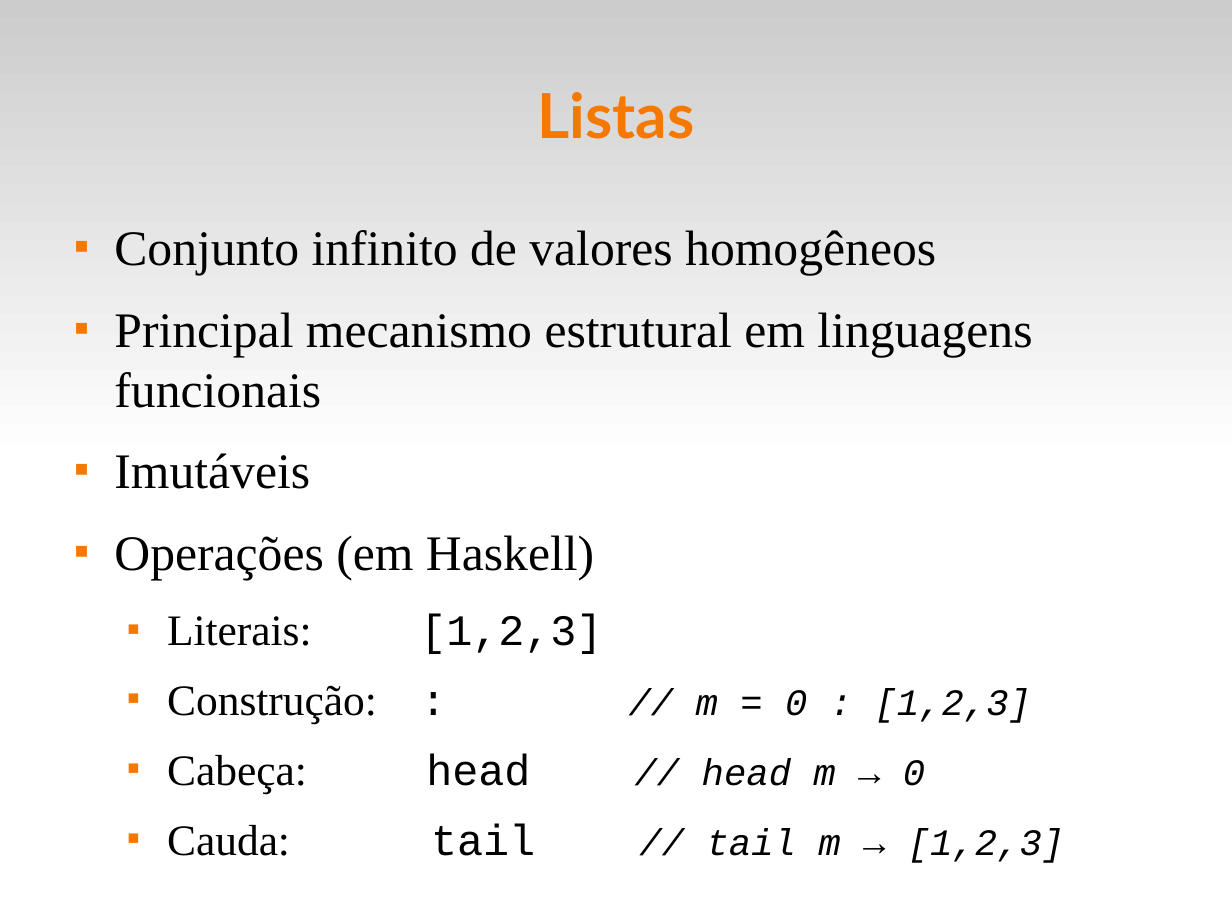
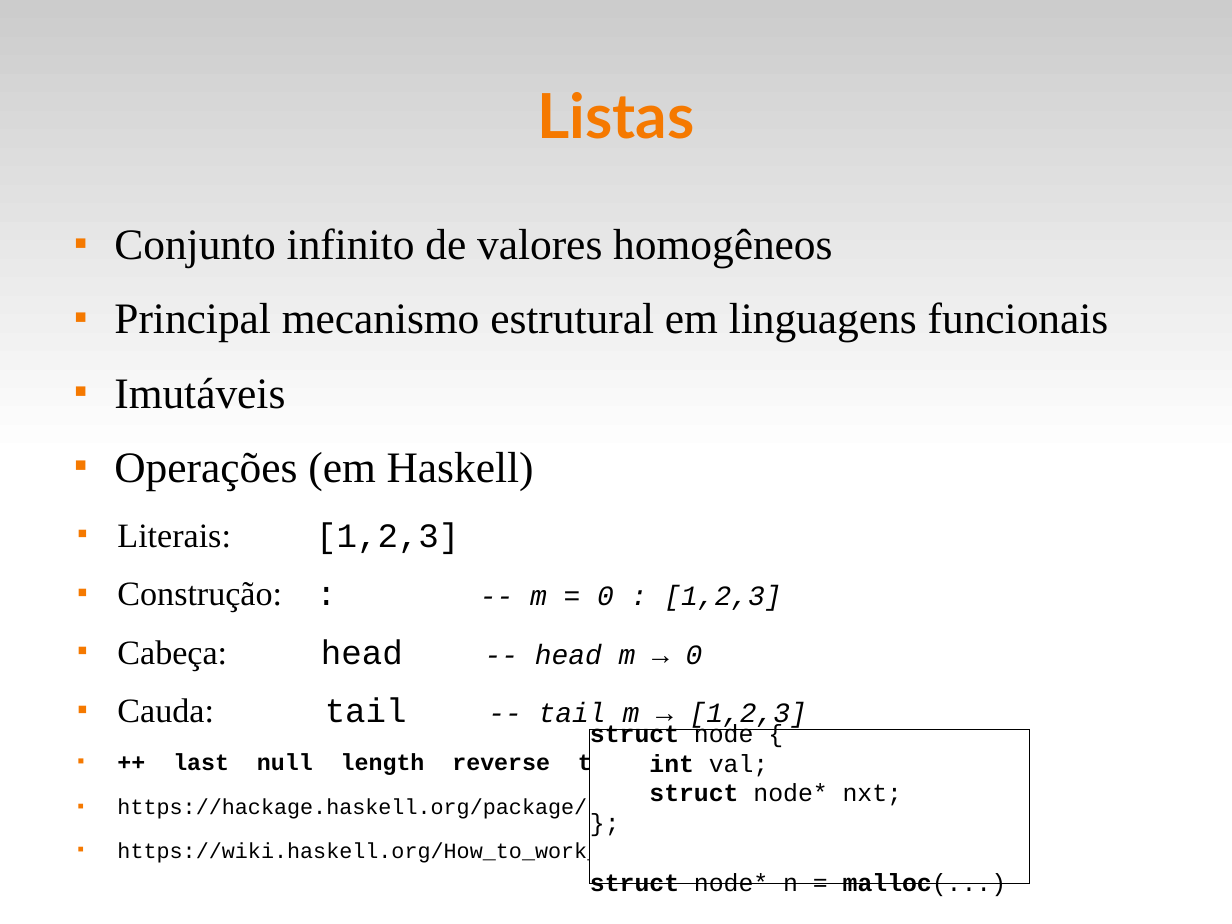
Before and after one commit to fsantanna-uerj/EDL, a slide deck: slide 17 of slides/edl-10-fun.odp (slide 6 before the commit). Drawn at 1232x924 pixels with LibreOffice and Linux fonts; fonts in the diff are those of the drawing. Boxes give left, top, right and bottom in pixels: in the first picture for what was removed or moved away, otherwise in the second. Text is boxed around its words. In the diff, an @@ line names an element or a change of style, - is before the commit and + after.

```diff
--- a/slides/edl-10-fun.odp
+++ b/slides/edl-10-fun.odp
@@ text at [114, 228, 1109, 554]: size 32 to 28 pt in "Conjunto infinito de valores homogêneos", "Principal mecanismo estrutural em linguagens funcionais", "Imutáveis", "Operações (em Haskell)"; size 28 to 22 pt in "Literais: [1,2,3]"; indent changed @@
@@ text at [117, 582, 1017, 865]: text changed; size 24 to 14 pt; italic off @@
-  ■ Construção: : // m = 0 : [1,2,3]
-  ■ Cabeça: head // head m → 0
-  ■ Cauda: tail // tail m → [1,2,3]
+  ■ Construção: : -- m = 0 : [1,2,3]
+  ■ Cabeça: head -- head m → 0
+  ■ Cauda: tail -- tail m → [1,2,3]
+  ■ ++ last null length reverse take drop elem sort ...
+  ■ https://hackage.haskell.org/package/base-4.14.0.0/docs/Data-List.html
+  ■ https://wiki.haskell.org/How_to_work_on_lists
@@ rectangle added at [590, 730, 1031, 883], fill #FFFFFF, outline #000000 0 pt, 16 pt, text #000000 @@
+struct node {
+int val;
+struct node* nxt;
+};
+struct node* n = malloc(...)
```
Also in this commit, not shown: 6 other slides changed, 16 slides added, 2 slides removed, 5 other files.
